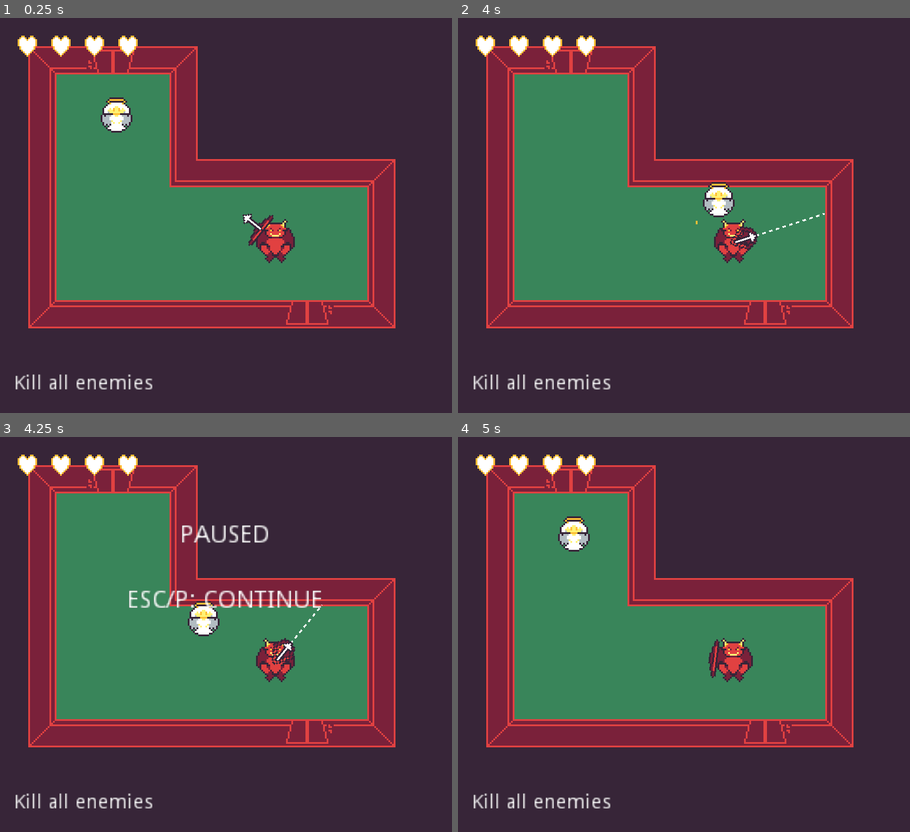
Above: before the commit, frames 1-4 (two rows, left to right).
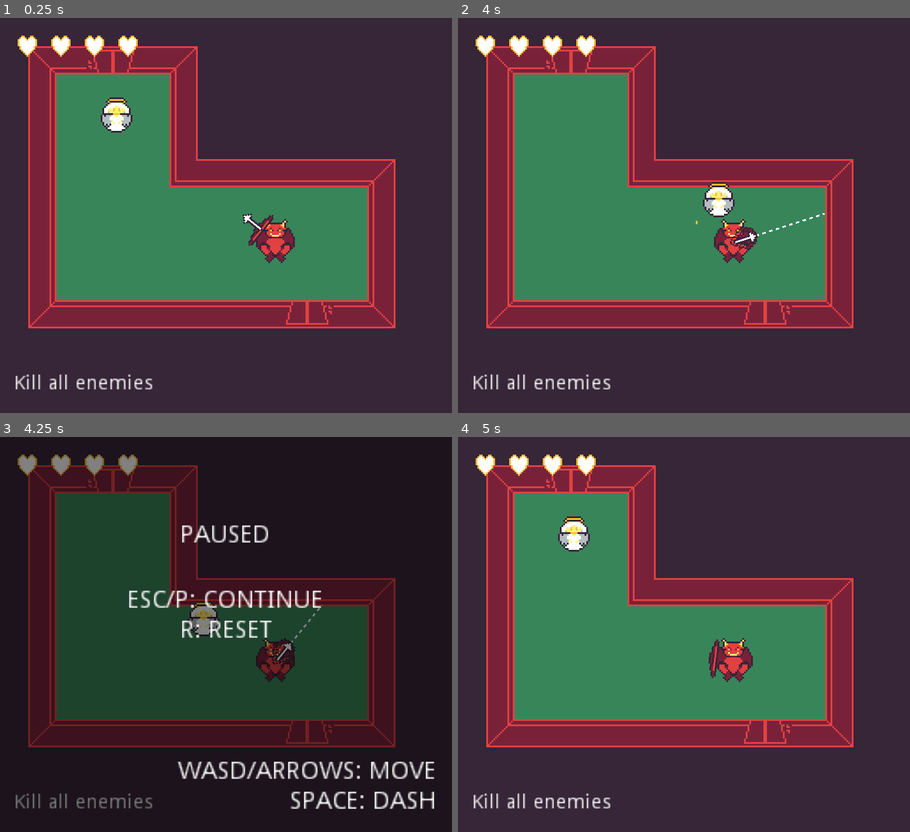
Above: after the commit, the same moments.

Repository: rthurmed/DiveIntoHell
Game: Godot game, scene res://src/levels/LevelTutorial.tscn
Two runs of this game, one before a commit and one after it. Both use one fixed random seed, a clock stepped at 60 frames per second and the inputs below.
Inputs:
- Up to frame 1 (0.25 s): no input
- Up to frame 2 (4 s): hold D (player_right) 0.53-1.28 s; tap Space (player_dash) every 0.75 s from 0.6 to 3.6 s; hold S (player_down) 1.28-2.03 s; hold D (player_right) 2.03-2.78 s; hold W (player_up) 2.78-3.53 s; hold A (player_left) from 3.53 s (still down)
- Up to frame 3 (4.25 s): keep holding A (player_left); tap P (pause) at 4.15 s
- Up to frame 4 (5 s): keep holding A (player_left); tap Space (player_dash) at 4.35 s; tap R (reset) at 4.9 s

Frames 1-2 are identical in both runs. In frame 3, 99% of the frame differs, in the area x 0-100%, y 0-100%; in frame 4, nothing differs.

Commit message:
Improved pause screen

Diff:
--- a/modules/Pause/Pause.tscn
+++ b/modules/Pause/Pause.tscn
@@ -11,6 +11,11 @@
 visible = false
 anchor_right = 1.0
 anchor_bottom = 1.0
+
+[node name="ColorRect" type="ColorRect" parent="UI"]
+anchor_right = 1.0
+anchor_bottom = 1.0
+color = Color( 0, 0, 0, 0.498039 )
 
 [node name="Label" type="Label" parent="UI"]
 anchor_top = 0.5
@@ -28,6 +33,19 @@
 anchor_bottom = 0.5
 margin_top = -26.0
 margin_bottom = 1.0
-text = "ESC/P: continue"
+text = "ESC/P: continue
+R: reset"
 align = 1
 uppercase = true
+
+[node name="Instruction2" type="Label" parent="UI"]
+anchor_top = 1.0
+anchor_bottom = 1.0
+margin_left = -9.0
+margin_top = -41.0
+margin_right = 247.0
+margin_bottom = -10.0
+text = "WASD/arrows: move
+SPACE: dash"
+align = 2
+uppercase = true
